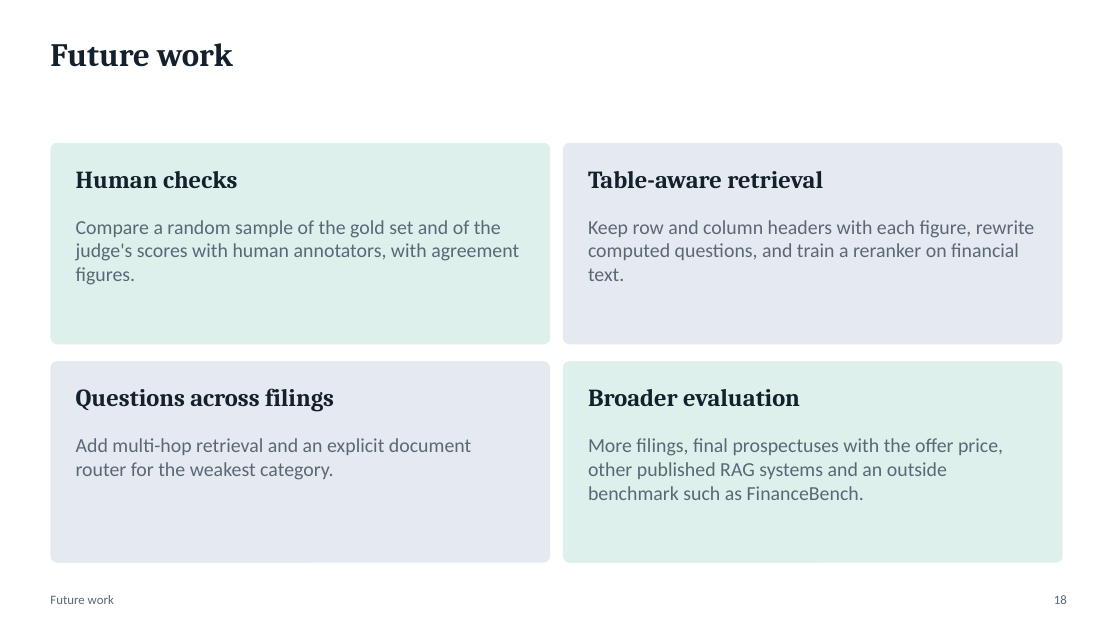
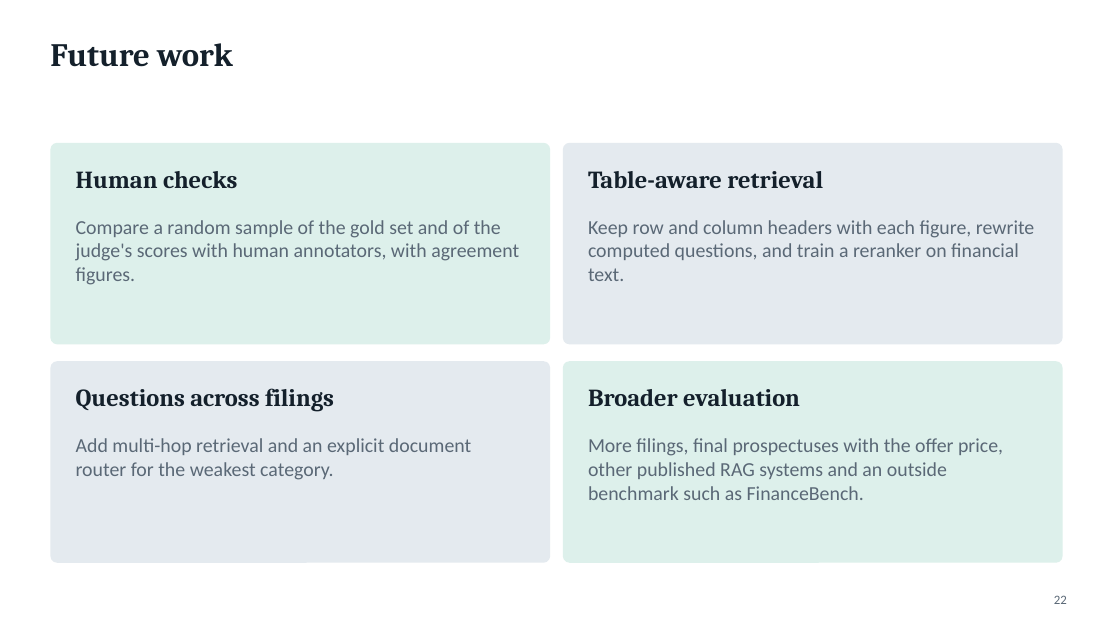
Before and after one commit to DarkkReaper007/RAG-for-financial-analysis, a slide deck: slide 22 of paper/slides.pptx (slide 18 before the commit). Drawn at 1120x630 pixels with LibreOffice and Linux fonts; fonts in the diff are those of the drawing. Boxes give left, top, right and bottom in pixels: in the first picture for what was removed or moved away, otherwise in the second. Text is boxed around its words. In the diff, an @@ line names an element or a change of style, - is before the commit and + after.

```diff
--- a/paper/slides.pptx
+++ b/paper/slides.pptx
@@ text removed at [50, 595, 114, 604] @@
-Future work
@@ text at [1054, 595, 1067, 604]: text changed @@
-18
+22
```
Also in this commit, not shown: 18 other slides changed, 5 slides added, 2 other files.
